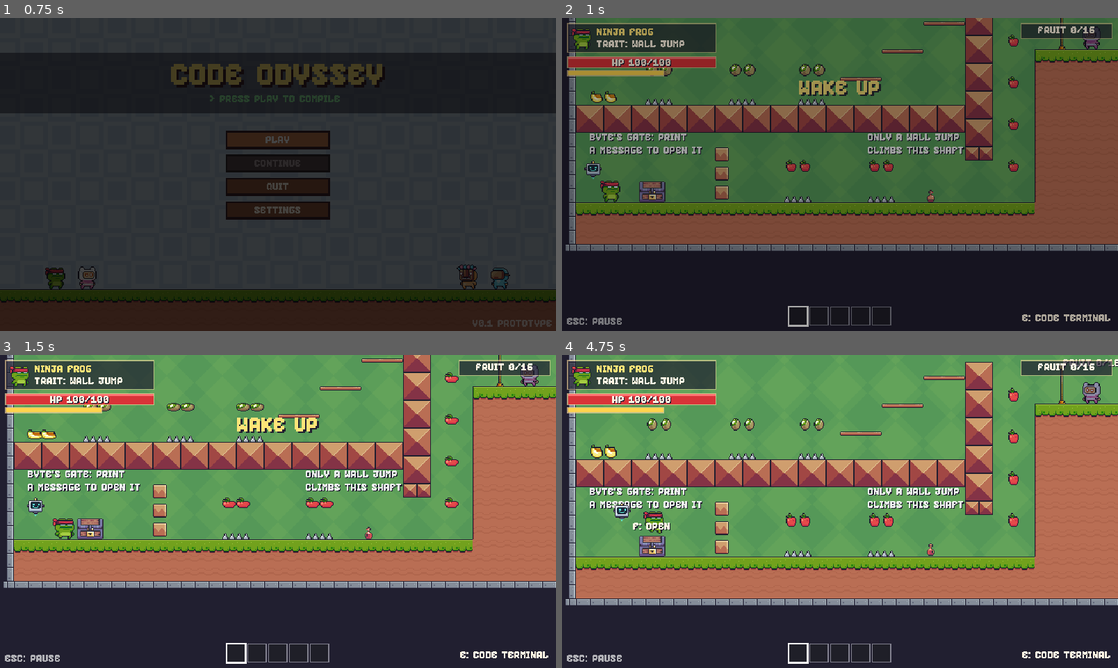
Above: before the commit, frames 1-4 (two rows, left to right).
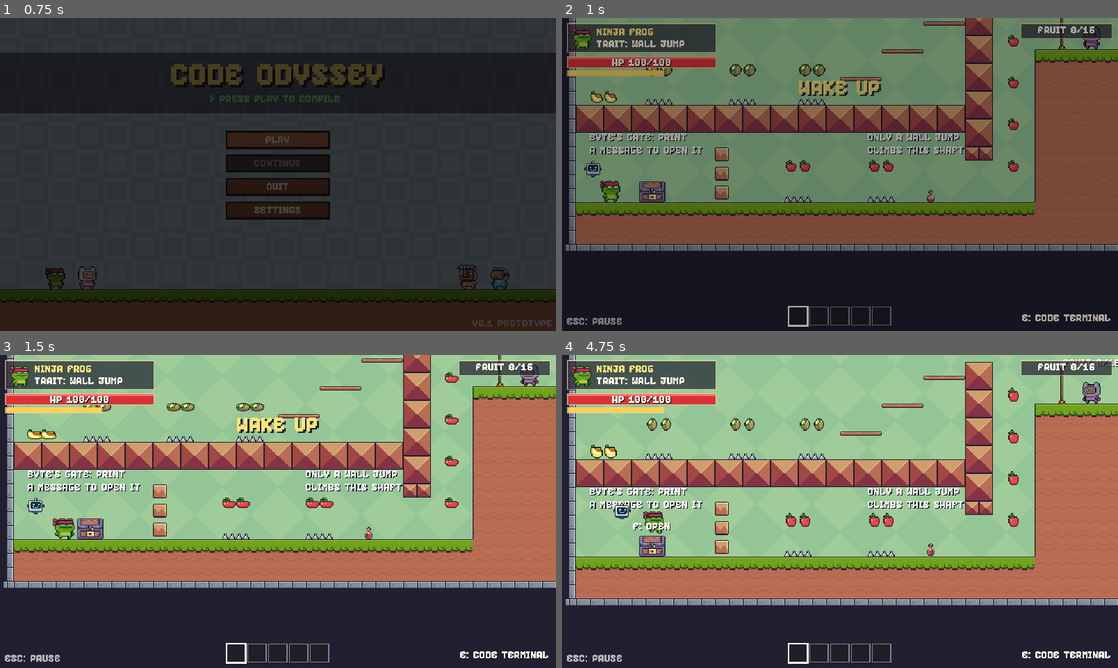
Above: after the commit, the same moments.

Repository: Peealms/code-odyssey---claude
Game: Godot game, scene res://scenes/ui/main_menu.tscn
Two runs of this game, one before a commit and one after it. Both use one fixed random seed, a clock stepped at 60 frames per second and the inputs below. Sound files missing from this copy of the repository are replaced by a short silence.
Inputs (mouse positions are in pixels of both pictures, inside the frame that each line leads up to):
- Up to frame 1 (0.75 s): click "PLAY" at 0.5 s
- Up to frame 2 (1 s): no input
- Up to frame 3 (1.5 s): tap Enter (ui_accept) at 1.25 s; move the mouse to (400, 495) at 1.27 s; hold D (move_right) from 1.28 s (still down); click (400, 495) at 1.35 s
- Up to frame 4 (4.75 s): tap Space (jump) at 1.52, 4.52 s; release D (move_right) at 2 s; drag from (728, 527) to (1012, 386) at 2.02 s; move the mouse to (895, 442) at 2.77 s; hold A (move_left) 2.78-3.5 s; hold F (interact) 2.78-3.5 s; drag from (812, 574) to (650, 408) at 3.52 s; move the mouse to (1006, 558) at 4.27 s; hold D (move_right) from 4.28 s (still down); click (1006, 558) at 4.35 s

Frame 1 is identical in both runs. In frame 2, 33% of the frame differs, in the area x 2-100%, y 0-59%; in frame 3, 33%; in frame 4, 39%, in the area x 2-100%, y 0-65%.

Commit message:
Fix background: no still copy over the scrolling one
The fade fix multiplied by COLOR in fragment(), which in Godot 4 already holds the
unscrolled texture, so a still copy of the background was drawn on top. The fade
colour now comes from vertex() instead.

Co-Authored-By: Claude Opus 5.5 <noreply@anthropic.com>

Diff:
--- a/resources/shaders/scroll_tile.gdshader
+++ b/resources/shaders/scroll_tile.gdshader
@@ -4,7 +4,14 @@
 
 uniform vec2 speed = vec2(0.0, 0.2); // tiles per second
 
+// The node's modulate (used to crossfade rooms). Taken in vertex(): in fragment() COLOR
+// already holds the unscrolled texture, which would show a still copy on top.
+varying vec4 tint;
+
+void vertex() {
+	tint = COLOR;
+}
+
 void fragment() {
-	// Multiply by COLOR so the node's modulate (used to crossfade rooms) still applies.
-	COLOR = texture(TEXTURE, UV - speed * TIME) * COLOR;
+	COLOR = texture(TEXTURE, UV - speed * TIME) * tint;
 }
